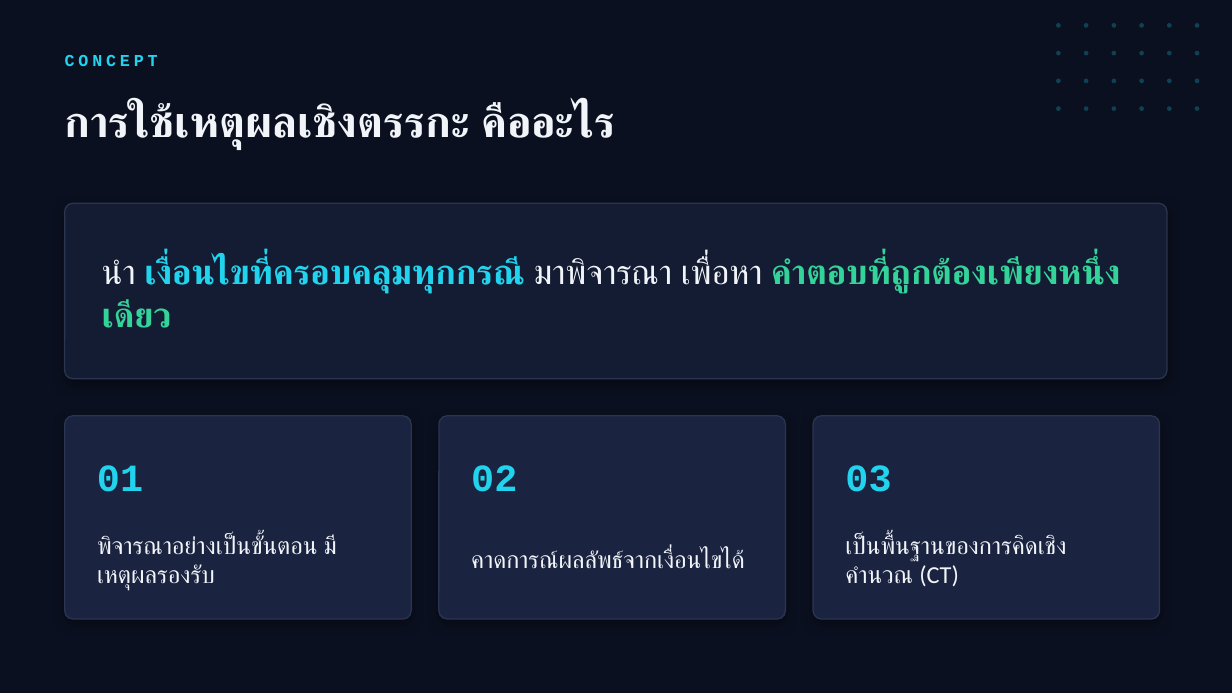
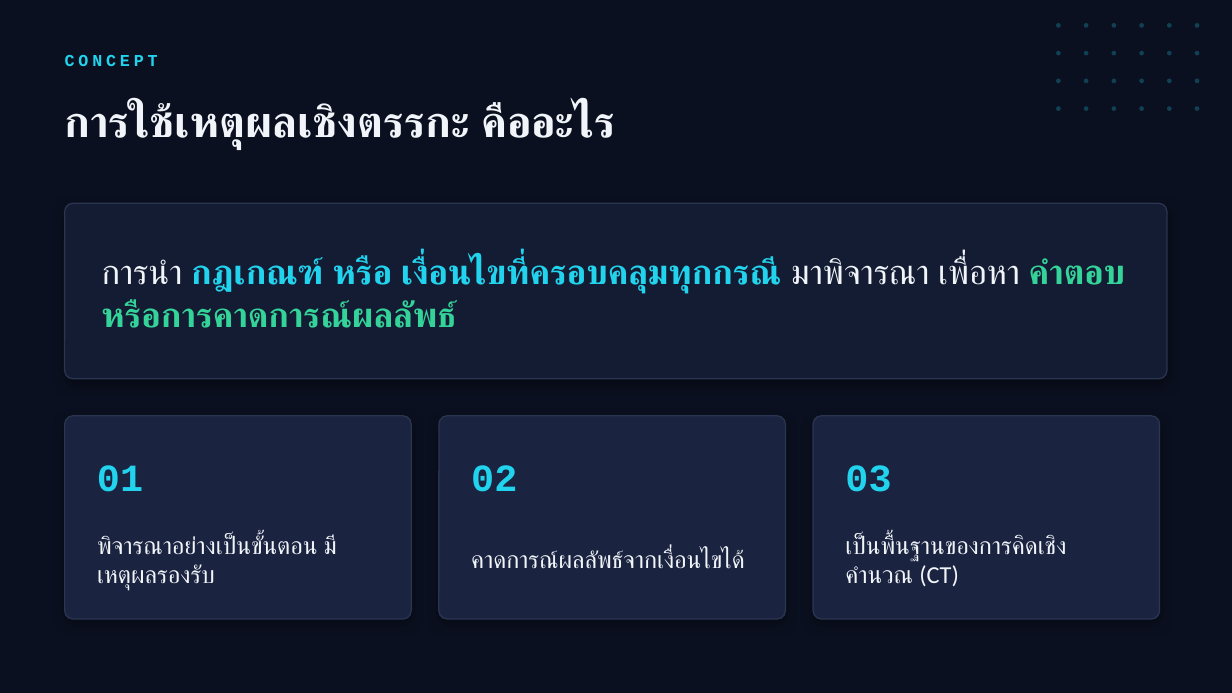
Before and after one commit to keecpe10/FlowQuest, a slide deck: slide 4 of สไลด์สอน_ซูโดกุ_ป5.pptx. Drawn at 1232x693 pixels with LibreOffice and Linux fonts; fonts in the diff are those of the drawing. Boxes give left, top, right and bottom in pixels: in the first picture for what was removed or moved away, otherwise in the second. Text is boxed around its words. In the diff, an @@ line names an element or a change of style, - is before the commit and + after.

```diff
--- a/สไลด์สอน_ซูโดกุ_ป5.pptx
+++ b/สไลด์สอน_ซูโดกุ_ป5.pptx
@@ text at box(102, 257, 1126, 328): text changed; text colour #34D399 to #22D3EE @@
-นำ เงื่อนไขที่ครอบคลุมทุกกรณี มาพิจารณา เพื่อหา คำตอบที่ถูกต้องเพียงหนึ่งเดียว
+การนำ กฎเกณฑ์ หรือ เงื่อนไขที่ครอบคลุมทุกกรณี มาพิจารณา เพื่อหา คำตอบหรือการคาดการณ์ผลลัพธ์
```
Also in this commit, not shown: 3 other slides changed, 2 slides added, 48 other files.
